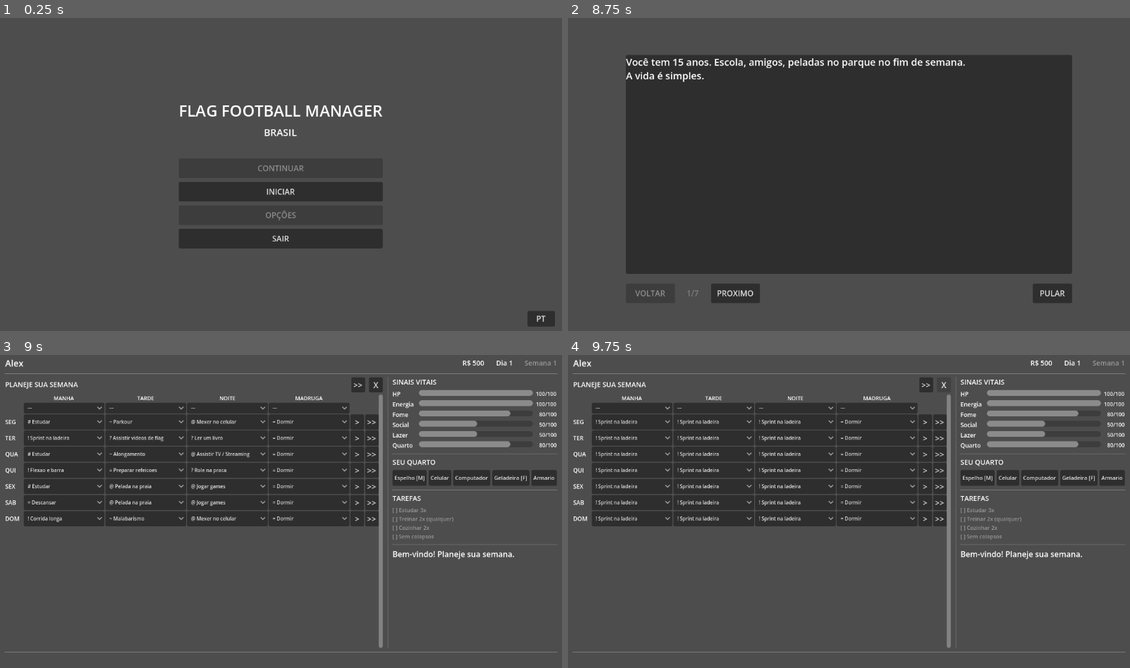
Above: before the commit, frames 1-4 (two rows, left to right).
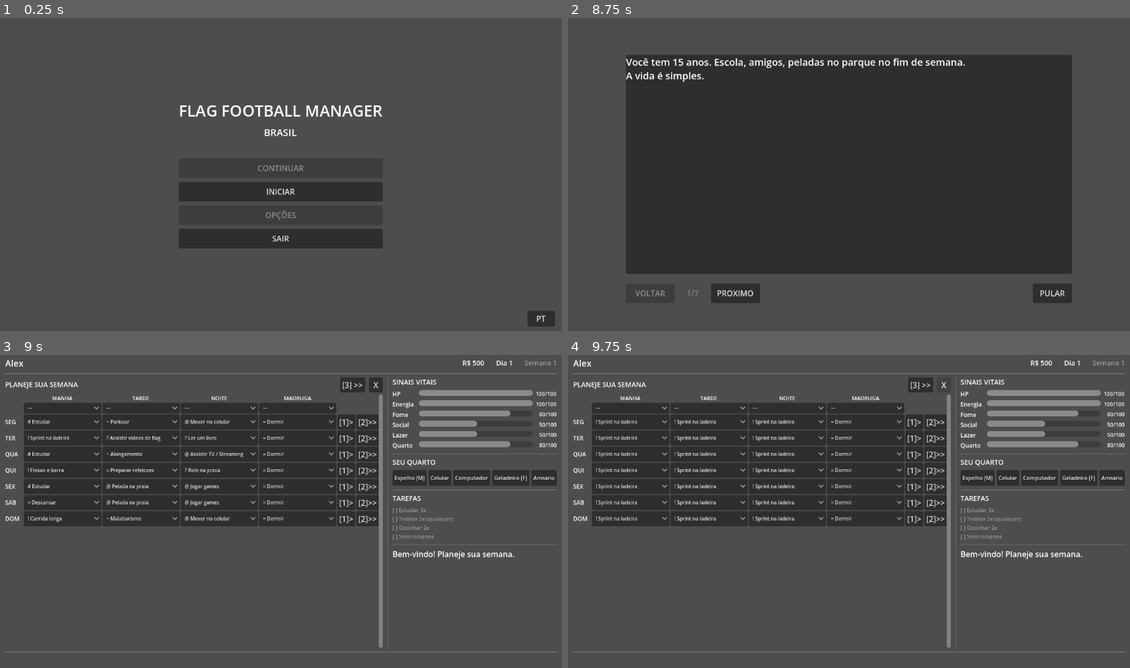
Above: after the commit, the same moments.

Repository: Slaxis/FlagFootballManager
Game: Godot game, scene res://engine/game/game.tscn
The game is run twice, just before and just after one commit, with the same random seed, the same clock (stepped at 60 frames per second) and the same inputs.
Inputs (mouse positions are in pixels of both pictures, inside the frame that each line leads up to):
- Up to frame 1 (0.25 s): no input
- Up to frame 2 (8.75 s): click "INICIAR" at 0.5 s; click (849, 168) at 1.25 s; click "OK" at 2 s; click (1056, 36) at 2.77 s; type "Alex" at 2.85 s; click "JOGADOR" at 3.5 s; click "M" at 4.25 s; click "F" at 5 s; click "·" at 5.75 s; click "INICIAR" at 6.5 s; click "PROXIMO" at 7.25 s; click "VOLTAR" at 8 s
- Up to frame 3 (9 s): click "PULAR" at 8.75 s
- Up to frame 4 (9.75 s): click "X" at 9.5 s

Frames 1-2 are identical in both runs. In frame 3, 2.5% of the frame differs, in the area x 9-68%, y 7-55%; in frame 4, 2.6%.

Commit message:
feat: hunger cascade, route card scale fix, UI polish
Hunger system: auto-meals at morning/night (fridge → delivery → lanche),
emergency cascade at hunger=0, collapse only when broke + no fridge.
Cooking is now a strategic resource for sustaining the week.

Route card drawings use fixed 100-unit scale so short routes (Flat)
look visibly shorter than long routes (Go, Post, Corner).

UI: hotkey labels on play buttons ([1]> [2]>> [3]>>), fridge/mirror
windows set unfocusable so M/F toggle them properly.

Co-Authored-By: Claude Opus 4.6 (1M context) <noreply@anthropic.com>

Diff:
--- a/game/modules/brasil_2026/ui/minigame/play_minigame.gd
+++ b/game/modules/brasil_2026/ui/minigame/play_minigame.gd
@@ -221,31 +221,23 @@
 	if raw_pts.size() < 2:
 		btn.text = "?"
 		return
-	# Bounding box
-	var min_x: float = raw_pts[0].x
-	var max_x: float = raw_pts[0].x
-	var min_y: float = raw_pts[0].y
-	var max_y: float = raw_pts[0].y
-	for pt: Vector2 in raw_pts:
-		min_x = minf(min_x, pt.x)
-		max_x = maxf(max_x, pt.x)
-		min_y = minf(min_y, pt.y)
-		max_y = maxf(max_y, pt.y)
-	var range_x: float = maxf(max_x - min_x, 1.0)
-	var range_y: float = maxf(max_y - min_y, 1.0)
+	# Fixed scale: all routes use the same reference frame (100 units = full card height)
+	# so short routes look short and long routes look long
 	var padding: float = 16.0
 	var draw_w: float = card_size.x - padding * 2
 	var draw_h: float = card_size.y - padding * 2
-	var scale_f: float = minf(draw_w / range_x, draw_h / range_y)
-	var offset_x: float = padding + (draw_w - range_x * scale_f) * 0.5
-	var offset_y: float = padding + (draw_h - range_y * scale_f) * 0.5
+	var ref_extent: float = 100.0
+	var scale_f: float = minf(draw_w / ref_extent, draw_h / ref_extent)
+	# Center the route: start point (0,0) at bottom-center of card
+	var center_x: float = card_size.x * 0.5
+	var start_y: float = card_size.y - padding
 	var line: Line2D = Line2D.new()
 	line.width = 3.0
 	line.default_color = Color(1, 1, 1, 0.8)
 	var first_screen: Vector2 = Vector2.ZERO
 	for i: int in raw_pts.size():
-		var sx: float = offset_x + (raw_pts[i].x - min_x) * scale_f
-		var sy: float = offset_y + (raw_pts[i].y - min_y) * scale_f
+		var sx: float = center_x + raw_pts[i].x * scale_f
+		var sy: float = start_y + raw_pts[i].y * scale_f
 		var screen_pt: Vector2 = Vector2(sx, sy)
 		line.add_point(screen_pt)
 		if i == 0:
--- a/game/modules/brasil_2026/ui/player_home/player_home.gd
+++ b/game/modules/brasil_2026/ui/player_home/player_home.gd
@@ -76,6 +76,13 @@
 const COLOR_BUFF := Color(0.3, 0.7, 0.9)
 const COLOR_DEFAULT := Color(1, 1, 1)
 const SLOT_DELAY: float = 0.5
+const MEAL_SLOTS: Array[String] = ["morning", "night"]
+const MEAL_THRESHOLD: int = 80
+const MEAL_FRIDGE_RESTORE: int = 35
+const MEAL_DELIVERY_COST: int = 15
+const MEAL_DELIVERY_RESTORE: int = 30
+const MEAL_SNACK_MAX_COST: int = 30
+const MEAL_EMERGENCY_FRIDGE_RESTORE: int = 25
 
 var _activity_def: Def
 var _grid_selects: Dictionary = {}      # "day_slot" -> OptionButton
@@ -190,7 +197,7 @@
 
 func _update_text() -> void:
 	plan_header.text = I18n.text(T_PLAN)
-	btn_next_week.text = ">>"
+	btn_next_week.text = "[3] >>"
 	btn_next_week.tooltip_text = I18n.text(T_TIP_WEEK)
 	btn_clear.text = "X"
 	btn_clear.tooltip_text = I18n.text(T_TIP_CLEAR)
@@ -290,7 +297,7 @@
 			grid_container.add_child(select)
 
 		var btn_play: Button = Button.new()
-		btn_play.text = ">"
+		btn_play.text = "[1]>"
 		btn_play.custom_minimum_size = Vector2(28, 28)
 		btn_play.tooltip_text = I18n.text(T_TIP_SLOT)
 		btn_play.pressed.connect(_on_play_slot.bind(day_id))
@@ -298,7 +305,7 @@
 		grid_container.add_child(btn_play)
 
 		var btn_fast: Button = Button.new()
-		btn_fast.text = ">>"
+		btn_fast.text = "[2]>>"
 		btn_fast.custom_minimum_size = Vector2(28, 28)
 		btn_fast.tooltip_text = I18n.text(T_TIP_DAY)
 		btn_fast.pressed.connect(_on_play_day.bind(day_id))
@@ -475,9 +482,9 @@
 	for day_id: String in DAYS:
 		_day_resolved[day_id] = false
 		_day_slot_index[day_id] = 0
-		_day_play_buttons[day_id].text = ">"
+		_day_play_buttons[day_id].text = "[1]>"
 		_day_play_buttons[day_id].disabled = false
-		_day_fast_buttons[day_id].text = ">>"
+		_day_fast_buttons[day_id].text = "[2]>>"
 		_day_fast_buttons[day_id].disabled = false
 
 func _set_select_color(select: OptionButton, color: Color) -> void:
@@ -537,6 +544,7 @@
 	_fridge_window.size = Vector2i(250, 120)
 	_fridge_window.position = Vector2i(600, 300)
 	_fridge_window.unresizable = true
+	_fridge_window.unfocusable = true
 	_fridge_window.close_requested.connect(_close_fridge_window)
 
 	var margin: MarginContainer = MarginContainer.new()
@@ -569,6 +577,7 @@
 	_mirror_window.title = I18n.text(T_MIRROR_TITLE)
 	_mirror_window.size = Vector2i(380, 500)
 	_mirror_window.position = Vector2i(500, 100)
+	_mirror_window.unfocusable = true
 	_mirror_window.close_requested.connect(_close_mirror_window)
 
 	var scroll: ScrollContainer = ScrollContainer.new()
@@ -850,17 +859,25 @@
 	var collapsed: bool = false
 	var fridge_meals: int = int(The.session.get("fridge_meals", 0))
 
-	# Check vital collapse — hunger uses fridge first
+	# Auto-meal: breakfast (morning) and dinner (night)
+	if slot_id in MEAL_SLOTS and int(vitals.get("hunger", 100)) < MEAL_THRESHOLD:
+		var meal: Dictionary = _try_eat(vitals, money, fridge_meals, day_text, slot_id, false)
+		if meal["ate"]:
+			vitals = meal["vitals"]
+			money = meal["money"]
+			fridge_meals = meal["fridge"]
+
+	# Check vital collapse — hunger emergency uses cascade as last resort
 	for vid: String in vitals:
 		if int(vitals[vid]) <= 0:
-			if vid == "hunger" and fridge_meals > 0:
-				# Eat from fridge silently — no collapse
-				fridge_meals -= 1
-				The.session["fridge_meals"] = fridge_meals
-				vitals["hunger"] = clampi(int(vitals["hunger"]) + 25, 0, 100)
-				_log(day_text + " " + SLOT_ICONS[slot_id] + " [=] " + I18n.text({"pt": "Comeu uma refeicao da geladeira", "en": "Ate a meal from the fridge"}) + " (" + str(fridge_meals) + ")", COLOR_NORMAL)
-				_update_fridge_display()
-				continue
+			if vid == "hunger":
+				var meal: Dictionary = _try_eat(vitals, money, fridge_meals, day_text, slot_id, true)
+				if meal["ate"]:
+					vitals = meal["vitals"]
+					money = meal["money"]
+					fridge_meals = meal["fridge"]
+					continue
+			# No fallback available — collapse
 			var recovery: Dictionary = _activity_def.get_recovery_for(vid)
 			if not recovery.is_empty():
 				act = recovery
@@ -1052,9 +1069,9 @@
 	for day_id: String in DAYS:
 		_day_resolved[day_id] = false
 		_day_slot_index[day_id] = 0
-		_day_play_buttons[day_id].text = ">"
+		_day_play_buttons[day_id].text = "[1]>"
 		_day_play_buttons[day_id].disabled = false
-		_day_fast_buttons[day_id].text = ">>"
+		_day_fast_buttons[day_id].text = "[2]>>"
 		_day_fast_buttons[day_id].disabled = false
 	for key: String in _grid_selects:
 		var select: OptionButton = _grid_selects[key]
@@ -1298,6 +1315,40 @@
 		_log("  Tryout: " + str(data.get("total_score", 0)) + "/" + str(data.get("total_possible", 0)) + " " + I18n.text({"pt": "REPROVADO", "en": "FAILED"}), COLOR_COLLAPSE)
 	The.session["last_tryout_result"] = data
 
+# --- Meals ---
+
+## Try to eat a meal from available sources. Returns {ate: bool, vitals: Dict, money: int, fridge: int}.
+func _try_eat(vitals: Dictionary, money: int, fridge_meals: int, day_text: String, slot_id: String, is_emergency: bool) -> Dictionary:
+	var result: Dictionary = {"ate": false, "vitals": vitals, "money": money, "fridge": fridge_meals}
+	var prefix: String = day_text + " " + SLOT_ICONS[slot_id] + " "
+	# 1) Fridge (free)
+	if fridge_meals > 0:
+		fridge_meals -= 1
+		var r: int = MEAL_EMERGENCY_FRIDGE_RESTORE if is_emergency else MEAL_FRIDGE_RESTORE
+		vitals["hunger"] = clampi(int(vitals["hunger"]) + r, 0, 100)
+		var meal_label: String = I18n.text({"pt": "Comeu da geladeira", "en": "Ate from the fridge"})
+		_log(prefix + "[=] " + meal_label + " (" + str(fridge_meals) + ")", COLOR_NORMAL)
+		The.session["fridge_meals"] = fridge_meals
+		_update_fridge_display()
+		result = {"ate": true, "vitals": vitals, "money": money, "fridge": fridge_meals}
+	# 2) Delivery (R$15)
+	elif money >= MEAL_DELIVERY_COST:
+		money -= MEAL_DELIVERY_COST
+		vitals["hunger"] = clampi(int(vitals["hunger"]) + MEAL_DELIVERY_RESTORE, 0, 100)
+		var del_label: String = I18n.text({"pt": "Pediu comida (-R$" + str(MEAL_DELIVERY_COST) + ")", "en": "Ordered delivery (-R$" + str(MEAL_DELIVERY_COST) + ")"})
+		_log(prefix + "[$] " + del_label, COLOR_NORMAL)
+		result = {"ate": true, "vitals": vitals, "money": money, "fridge": fridge_meals}
+	# 3) Lanche (spend what you have, up to R$30)
+	elif money >= 5:
+		var cost: int = mini(money, MEAL_SNACK_MAX_COST)
+		money -= cost
+		var snack_restore: int = 15 + int(cost * 1.2)
+		vitals["hunger"] = clampi(int(vitals["hunger"]) + snack_restore, 0, 100)
+		var snack_label: String = I18n.text({"pt": "Comprou lanche (-R$" + str(cost) + ")", "en": "Bought snack (-R$" + str(cost) + ")"})
+		_log(prefix + "[$] " + snack_label, COLOR_COLLAPSE)
+		result = {"ate": true, "vitals": vitals, "money": money, "fridge": fridge_meals}
+	return result
+
 # --- Timed effects ---
 
 func _add_effect(effect_def: Dictionary) -> void:
Not shown, changed: CHANGELOG.md
Not shown, changed: TODO.md
